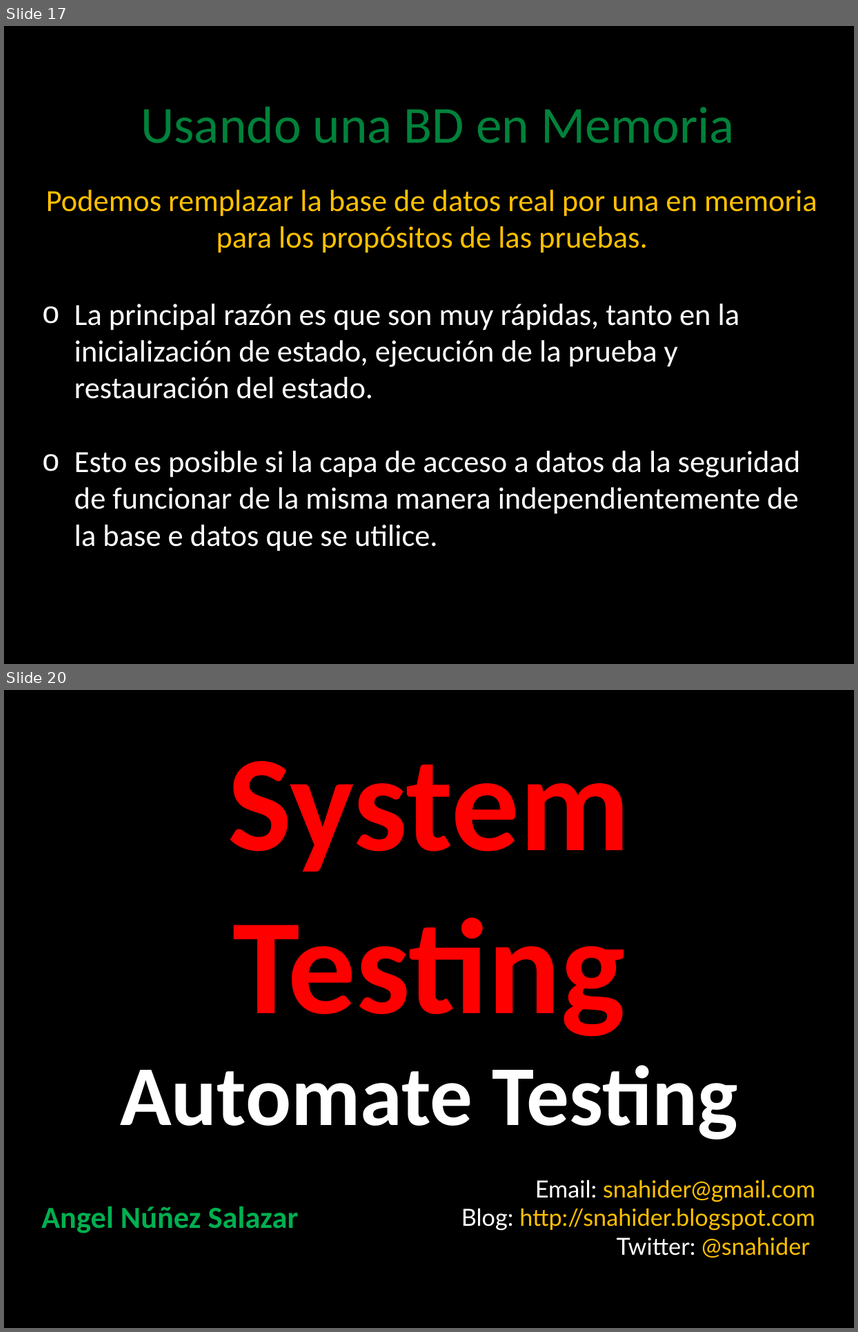
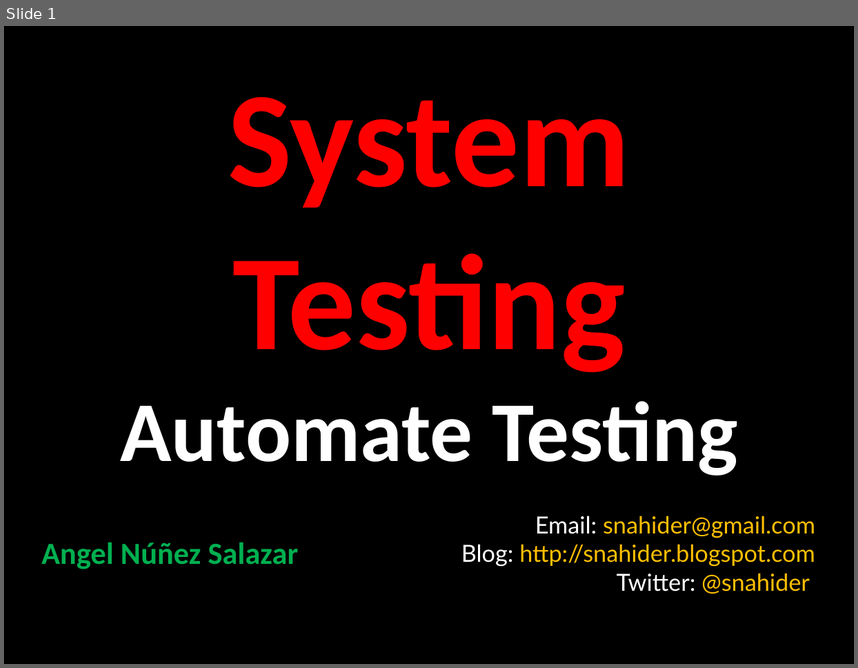
Before and after one commit to angelnunezsalazar/Test-Automation-Java, a slide deck: Diapositivas/TestingAutomatizado.pptx. Shown one above the other, each under a label of ours: slides 17 and 20 before the commit, slide 1 after it; the slides between them are not shown. The pictures are 858x1332 and 858x668 pixels, drawn with LibreOffice and Linux fonts; fonts in the diff are those of the drawing; background and template pictures are left out. Boxes give left, top, right and bottom in pixels: in the first picture for what was removed or moved away, otherwise in the second. Text is boxed around its words. In the diff, an @@ line names an element or a change of style, - is before the commit and + after.

```diff
--- a/Diapositivas/TestingAutomatizado.pptx
+++ b/Diapositivas/TestingAutomatizado.pptx
@@ slide 17 removed at (x1=4, y1=26, x2=854, y2=664), background picture (left out) @@
@@ title removed at (x1=141, y1=107, x2=735, y2=143) @@
-Usando una BD en Memoria
@@ text removed at (x1=46, y1=190, x2=818, y2=253) @@
-Podemos remplazar la base de datos real por una en memoria para los propósitos de las pruebas.
@@ text removed at (x1=74, y1=303, x2=801, y2=551) @@
-o La principal razón es que son muy rápidas, tanto en la inicialización de estado, ejecución de la prueba y restauración del estado.
-o Esto es posible si la capa de acceso a datos da la seguridad de funcionar de la misma manera independientemente de la base e datos que se utilice.
@@ what was slide 20 is now slide 1 @@
```
Also in this commit, not shown: 18 other slides removed, 6 other files.
